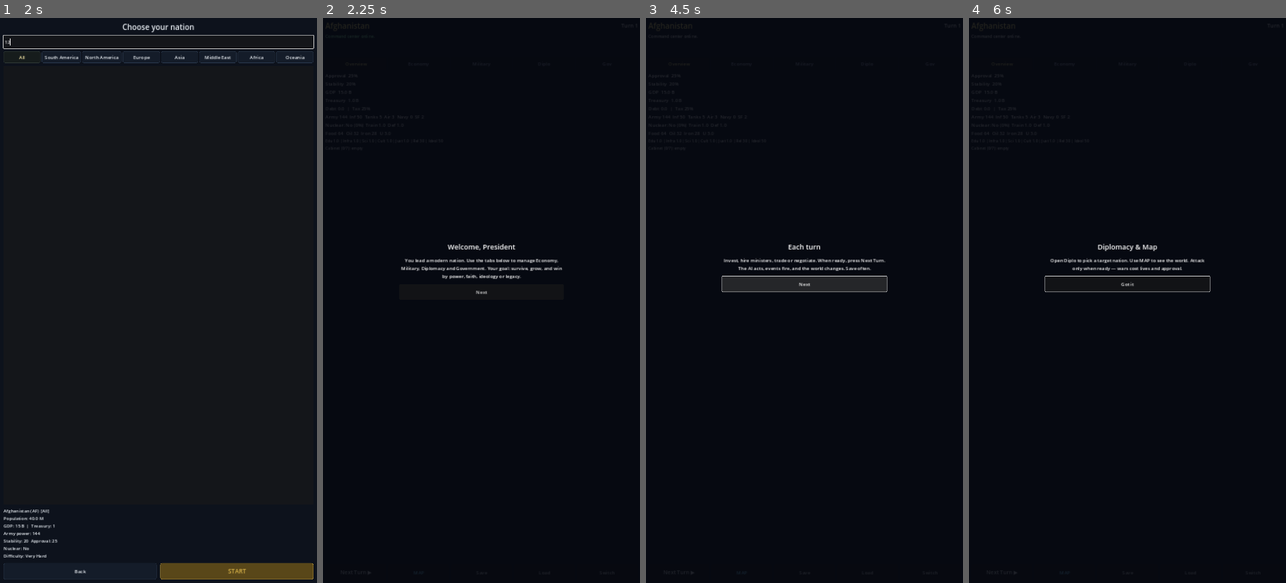
Above: before the commit, frames 1-4 (left to right).
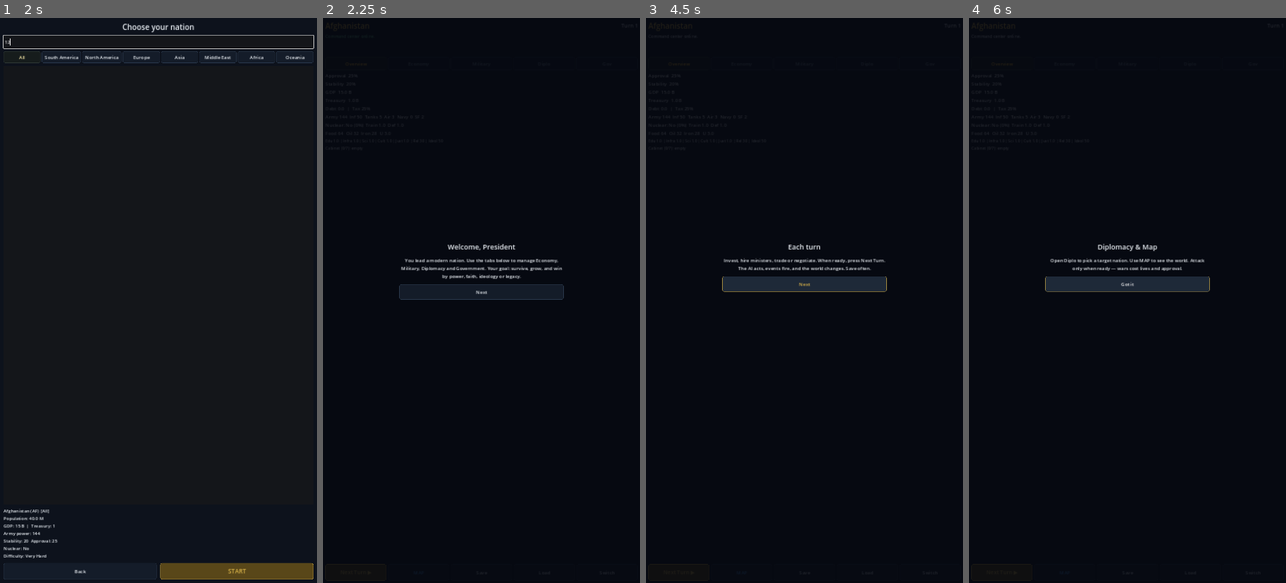
Above: after the commit, the same moments.

Repository: proyecto1095si1-boop/modern-president-simulator
Game: Godot game, scene res://scenes/ui/MainMenu.tscn
The game is run twice, just before and just after one commit, with the same random seed, the same clock (stepped at 60 frames per second) and the same inputs.
Inputs (mouse positions are in pixels of both pictures, inside the frame that each line leads up to):
- Up to frame 1 (2 s): click "NEW GAME" at 0.5 s; click (158, 40) at 1.27 s; type "12" at 1.35 s
- Up to frame 2 (2.25 s): click "START" at 2 s
- Up to frame 3 (4.5 s): click "Next Turn ▶" at 2.75 s; click "Next Turn ▶" at 3.5 s; click "Next" at 4.25 s
- Up to frame 4 (6 s): click "Next" at 5 s; click "Overview" at 5.75 s

Frame 1 is identical in both runs. In frame 2, 0.1% of the frame differs, in the area x 24-76%, y 47-50%; in frame 3, 0.2%; in frame 4, 1.5%, in the area x 23-77%, y 45-49%.

Commit message:
MainUI: apply CommandTheme + style attack/next-turn/tabs

Diff:
--- a/scripts/ui/MainUI.gd
+++ b/scripts/ui/MainUI.gd
@@ -83,6 +83,8 @@
 var _tut_steps: Array = []
 
 func _ready() -> void:
+	CommandTheme.apply_to(self)
+	_style_special_buttons()
 	_connect_all()
 	game_manager.player_stats_updated.connect(_update_ui)
 	game_manager.turn_started.connect(func(t): turn_label.text = "Turn %d" % t)
@@ -102,6 +104,26 @@
 	_update_ui()
 	_flash("Command center online.")
 	_maybe_tutorial()
+
+func _style_special_buttons() -> void:
+	var gold = CommandTheme.gold_button_style()
+	next_turn_btn.add_theme_stylebox_override("normal", gold)
+	next_turn_btn.add_theme_color_override("font_color", CommandTheme.GOLD)
+	var danger := StyleBoxFlat.new()
+	danger.bg_color = Color(0.35, 0.12, 0.12)
+	danger.border_color = CommandTheme.DANGER
+	danger.set_border_width_all(1)
+	danger.set_corner_radius_all(6)
+	danger.content_margin_left = 10
+	danger.content_margin_right = 10
+	danger.content_margin_top = 10
+	danger.content_margin_bottom = 10
+	attack_btn.add_theme_stylebox_override("normal", danger)
+	attack_btn.add_theme_color_override("font_color", Color(1.0, 0.55, 0.5))
+	map_btn.add_theme_color_override("font_color", CommandTheme.ACCENT)
+	hire_btn.add_theme_color_override("font_color", CommandTheme.SUCCESS)
+	country_name.add_theme_color_override("font_color", CommandTheme.GOLD)
+	feedback_label.add_theme_color_override("font_color", CommandTheme.TEXT)
 
 func _maybe_tutorial() -> void:
 	if not Tutorial.should_show():
@@ -182,13 +204,19 @@
 	panel_gov.visible = name == "gov"
 	var tabs = {"overview": tab_overview, "economy": tab_economy, "military": tab_military, "diplo": tab_diplo, "gov": tab_gov}
 	for k in tabs:
-		tabs[k].modulate = Color(1.0, 0.92, 0.55) if k == _current_tab else Color(0.75, 0.8, 0.9)
+		var b: Button = tabs[k]
+		if k == _current_tab:
+			b.modulate = Color(1.15, 1.05, 0.7)
+			b.add_theme_color_override("font_color", CommandTheme.GOLD)
+		else:
+			b.modulate = Color(0.85, 0.88, 0.92)
+			b.add_theme_color_override("font_color", CommandTheme.TEXT_DIM)
 
 func _flash(msg: String, ok: bool = true) -> void:
 	feedback_label.text = msg
-	feedback_label.modulate = Color(0.5, 1.0, 0.65) if ok else Color(1.0, 0.45, 0.4)
+	feedback_label.modulate = CommandTheme.SUCCESS if ok else CommandTheme.DANGER
 	var tw = create_tween()
-	tw.tween_property(feedback_label, "modulate", Color.WHITE, 0.85)
+	tw.tween_property(feedback_label, "modulate", CommandTheme.TEXT, 0.9)
 
 func _update_ui() -> void:
 	var c = game_manager.player_country
